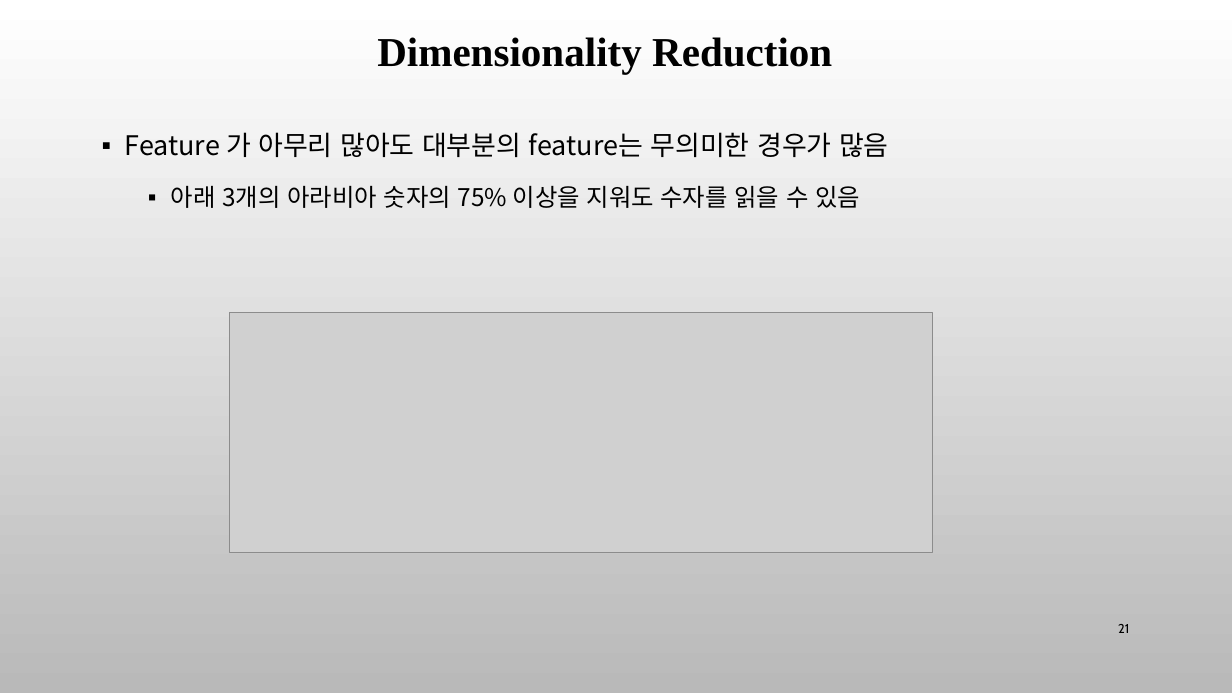
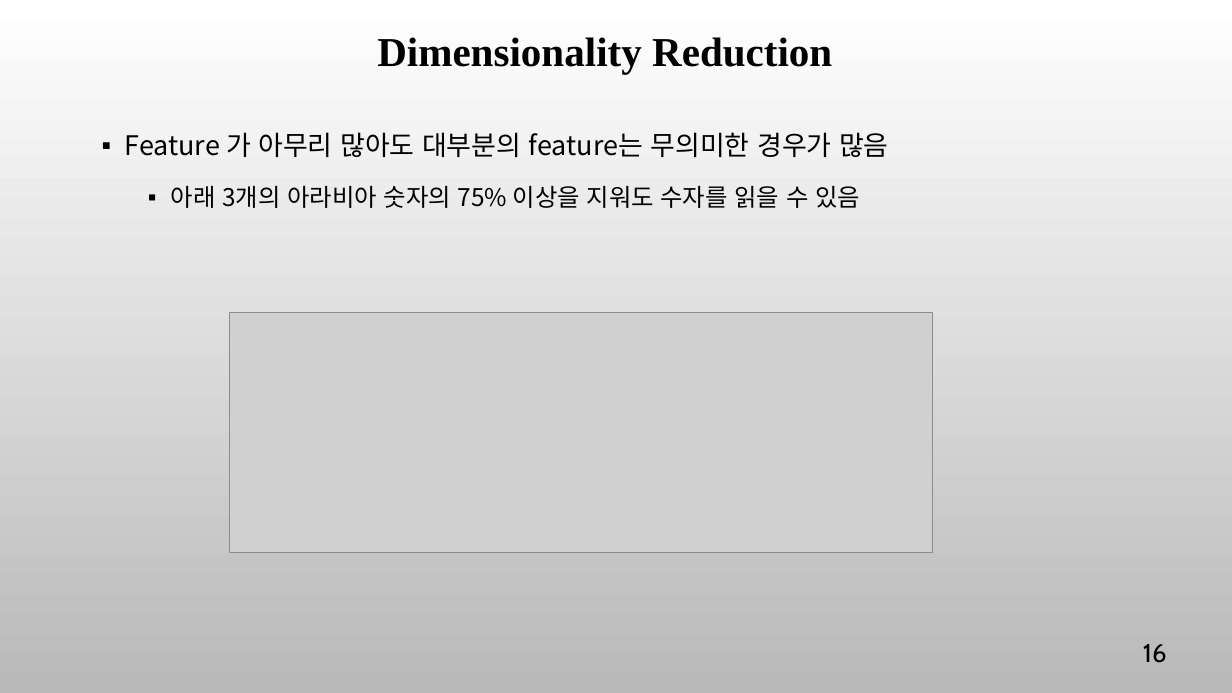
Before and after one commit to ancestor9/mathematics-for-machine-learning, a slide deck: slide 16 of Linear_Algebra/w5_PCA_linear_transformation.pptx (slide 21 before the commit). Drawn at 1232x693 pixels with LibreOffice and Linux fonts; fonts in the diff are those of the drawing; grey boxes stand for pictures; background and template pictures are left out. Boxes give left, top, right and bottom in pixels: in the first picture for what was removed or moved away, otherwise in the second. Text is boxed around its words. In the diff, an @@ line names an element or a change of style, - is before the commit and + after.

```diff
--- a/Linear_Algebra/w5_PCA_linear_transformation.pptx
+++ b/Linear_Algebra/w5_PCA_linear_transformation.pptx
@@ page number removed at [1118, 624, 1129, 633] @@
-21
@@ page number added at [1143, 644, 1167, 663], 20 pt, text #000000 @@
+16
```
Also in this commit, not shown: 12 other slides changed, 2 slides added, 5 slides removed, 1 other file.
